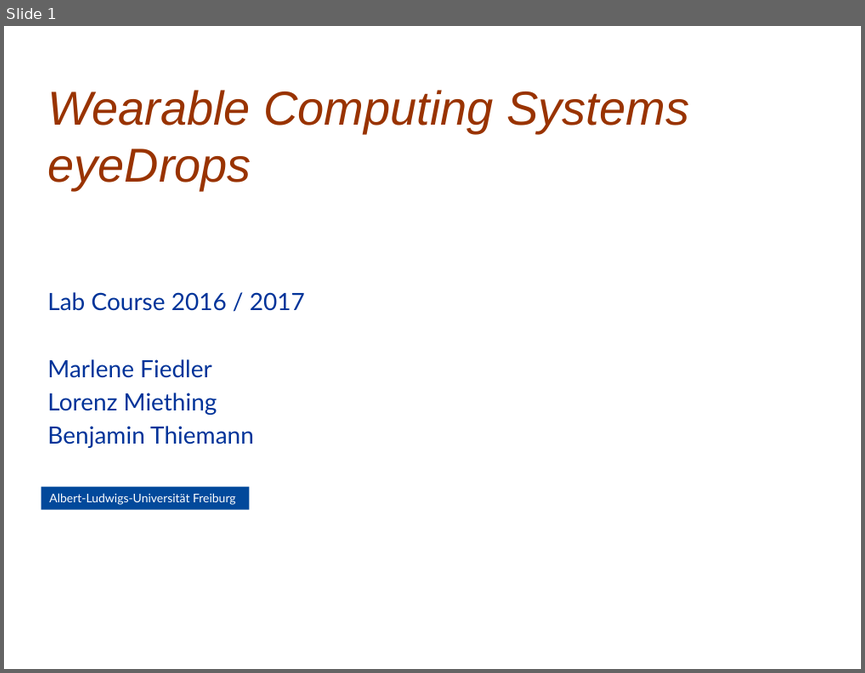
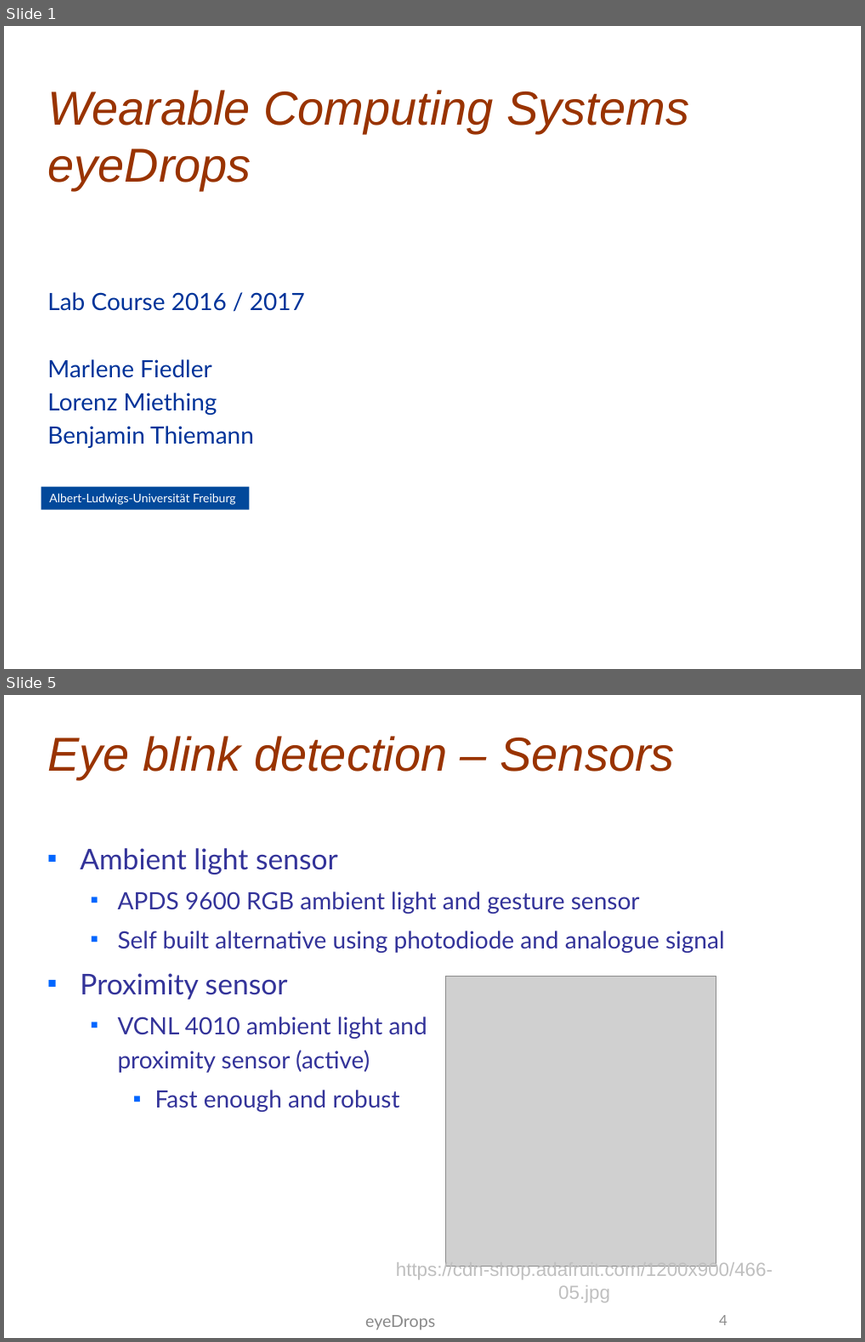
Before and after one commit to benthie/wearables-praktikum, a slide deck: documents/midterm presentation/Midterm Presentation.pptx. Shown one above the other, each under a label of ours: slide 1 before the commit, slides 1 and 5 after it; the slides between them are not shown. The pictures are 865x673 and 865x1342 pixels, drawn with LibreOffice and Linux fonts; fonts in the diff are those of the drawing; grey boxes stand for pictures; background and template pictures are left out. Boxes give left, top, right and bottom in pixels: in the first picture for what was removed or moved away, otherwise in the second. Text is boxed around its words. In the diff, an @@ line names an element or a change of style, - is before the commit and + after.

```diff
--- a/documents/midterm presentation/Midterm Presentation.pptx
+++ b/documents/midterm presentation/Midterm Presentation.pptx
@@ slide 5 added at (4, 695, 861, 1338), background picture (left out) @@
@@ title added at (48, 736, 674, 779), 40 pt, text #993300, italic @@
+Eye blink detection – Sensors
@@ text added at (80, 848, 725, 1111), 20 pt, text #333399 @@
+■ Ambient light sensor
+  ■ APDS 9600 RGB ambient light and gesture sensor
+  ■ Self built alternative using photodiode and analogue signal
+■ Proximity sensor
+  ■ VCNL 4010 ambient light and
+    proximity sensor (active)
+    ■ Fast enough and robust
@@ picture added at (446, 976, 716, 1266) @@
@@ text added at (396, 1260, 772, 1303), 16 pt, text #BFBFBF @@
+https://cdn-shop.adafruit.com/1200x900/466-05.jpg
@@ text added at (365, 1315, 435, 1330), 14 pt, text #898989 @@
+eyeDrops
@@ page number added at (719, 1315, 727, 1325), 12 pt, text #8C8C8C @@
+4
```
Also in this commit, not shown: 3 slides changed, 6 other slides added, 1 slide removed.
